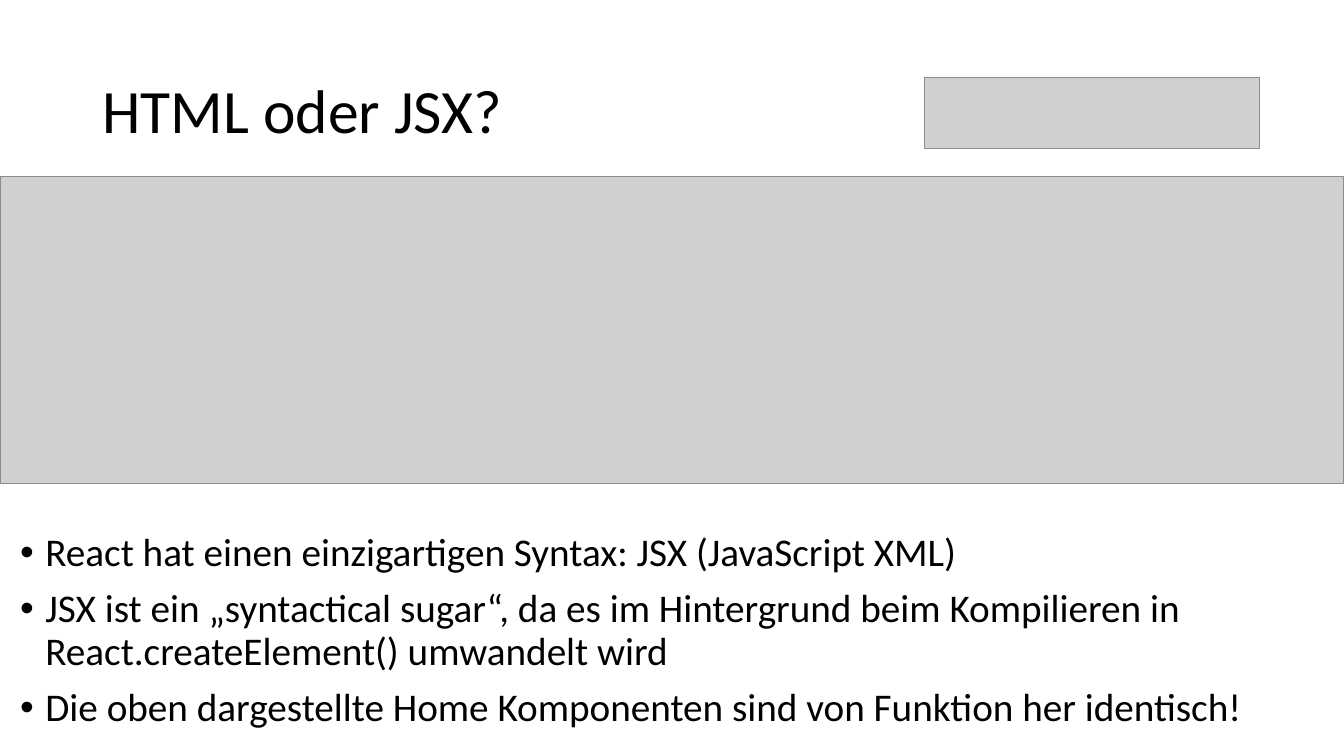
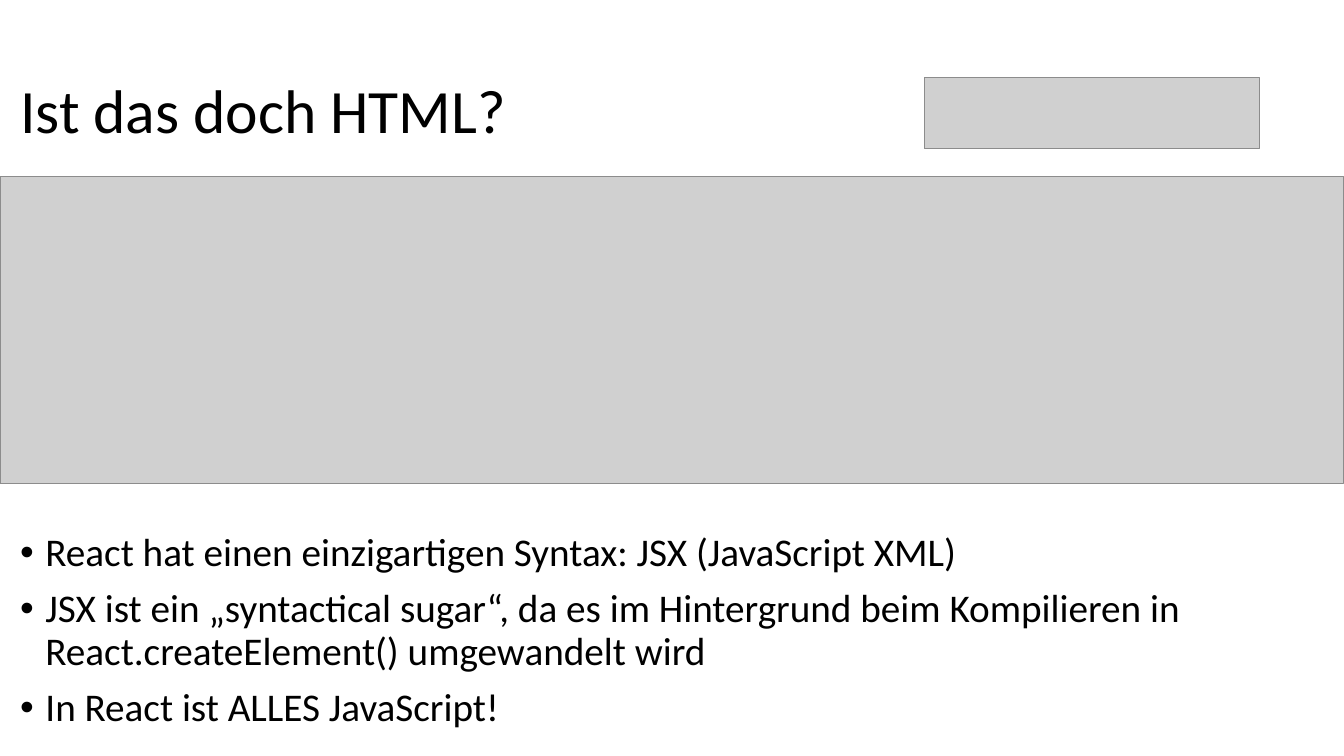
Before and after one commit to szitastamas/react_presentation_drheuer, a slide deck: slide 14 of React_Components.pptx. Drawn at 1344x756 pixels with LibreOffice and Linux fonts; fonts in the diff are those of the drawing; grey boxes stand for pictures. Boxes give left, top, right and bottom in pixels: in the first picture for what was removed or moved away, otherwise in the second. Text is boxed around its words. In the diff, an @@ line names an element or a change of style, - is before the commit and + after.

```diff
--- a/React_Components.pptx
+++ b/React_Components.pptx
@@ title at <box>20,90,506,134</box>: text changed @@
-HTML oder JSX?
+Ist das doch HTML?
@@ text at <box>45,594,1180,728</box>: text changed @@
-• JSX ist ein „syntactical sugar“, da es im Hintergrund beim Kompilieren in React.createElement() umwandelt wird
-• Die oben dargestellte Home Komponenten sind von Funktion her identisch!
+• JSX ist ein „syntactical sugar“, da es im Hintergrund beim Kompilieren in React.createElement() umgewandelt wird
+• In React ist ALLES JavaScript!
```
Also in this commit, not shown: 9 slides added, 4 other files.
